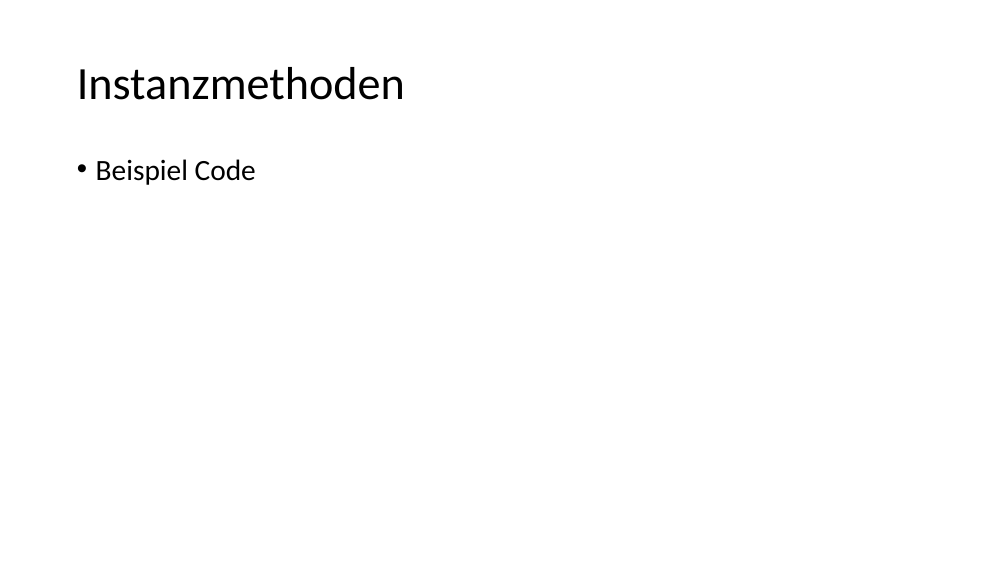
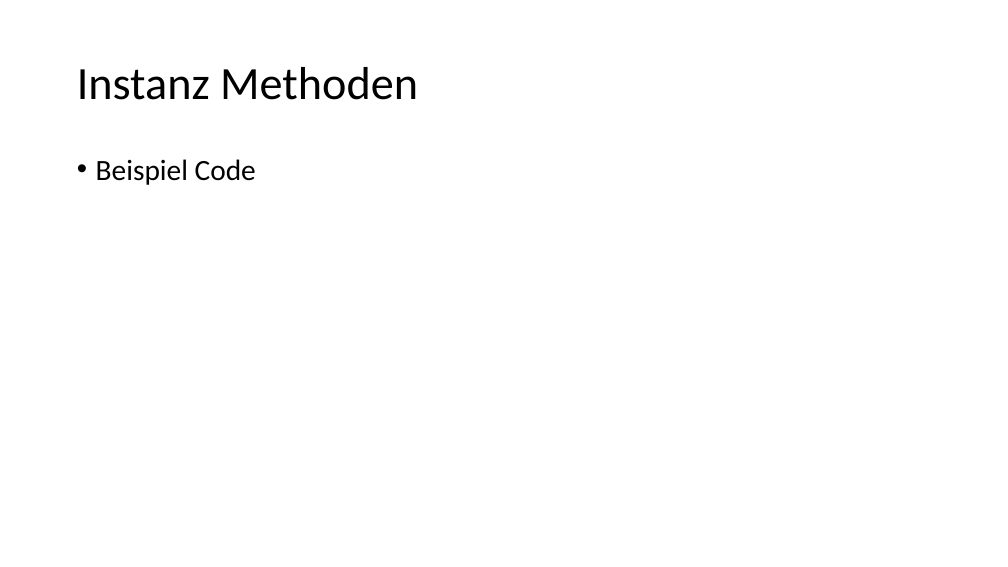
Before and after one commit to anjak610/Tutorium_MIB_1, a slide deck: slide 7 of Tut_Files/Tut_5.12.pptx. Drawn at 1008x567 pixels with LibreOffice and Linux fonts; fonts in the diff are those of the drawing. Boxes give left, top, right and bottom in pixels: in the first picture for what was removed or moved away, otherwise in the second. Text is boxed around its words. In the diff, an @@ line names an element or a change of style, - is before the commit and + after.

```diff
--- a/Tut_Files/Tut_5.12.pptx
+++ b/Tut_Files/Tut_5.12.pptx
@@ title at (77, 67, 418, 100): text changed @@
-Instanzmethoden
+Instanz Methoden
```
Also in this commit, not shown: 4 other slides changed, 31 other files.
